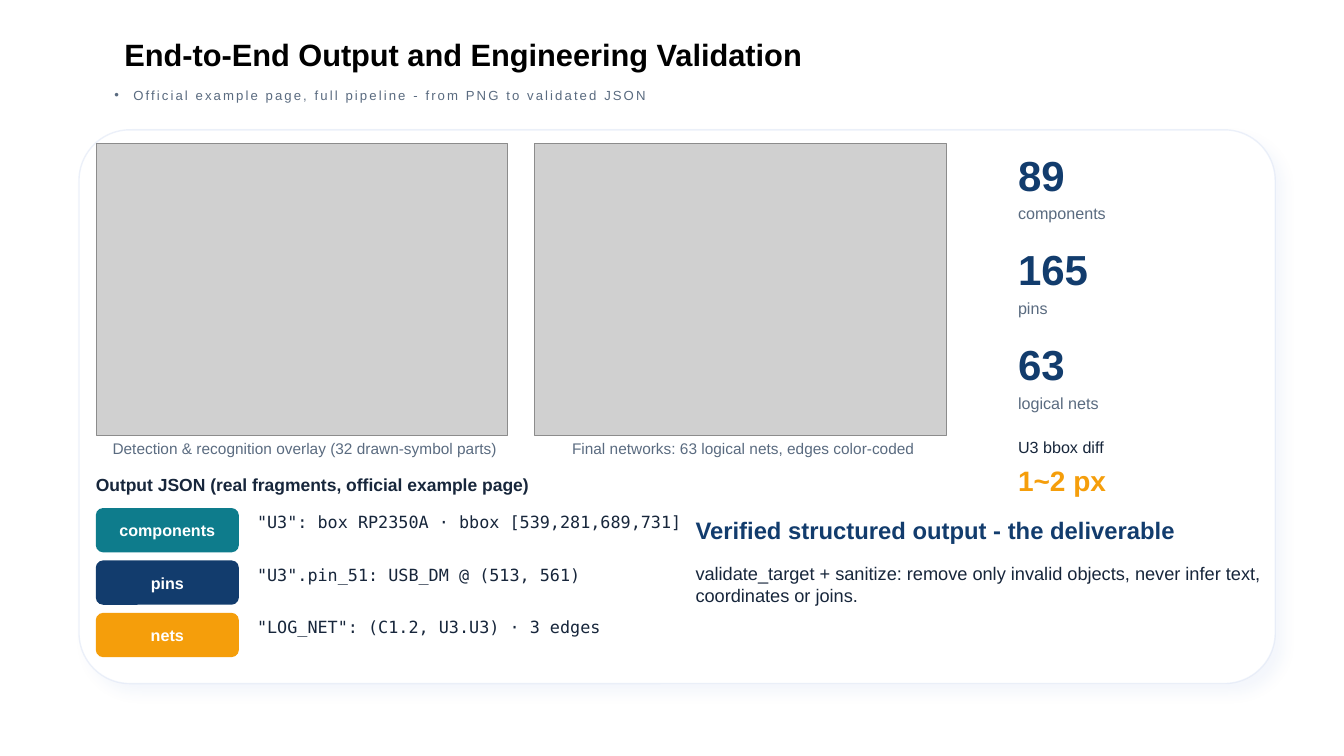
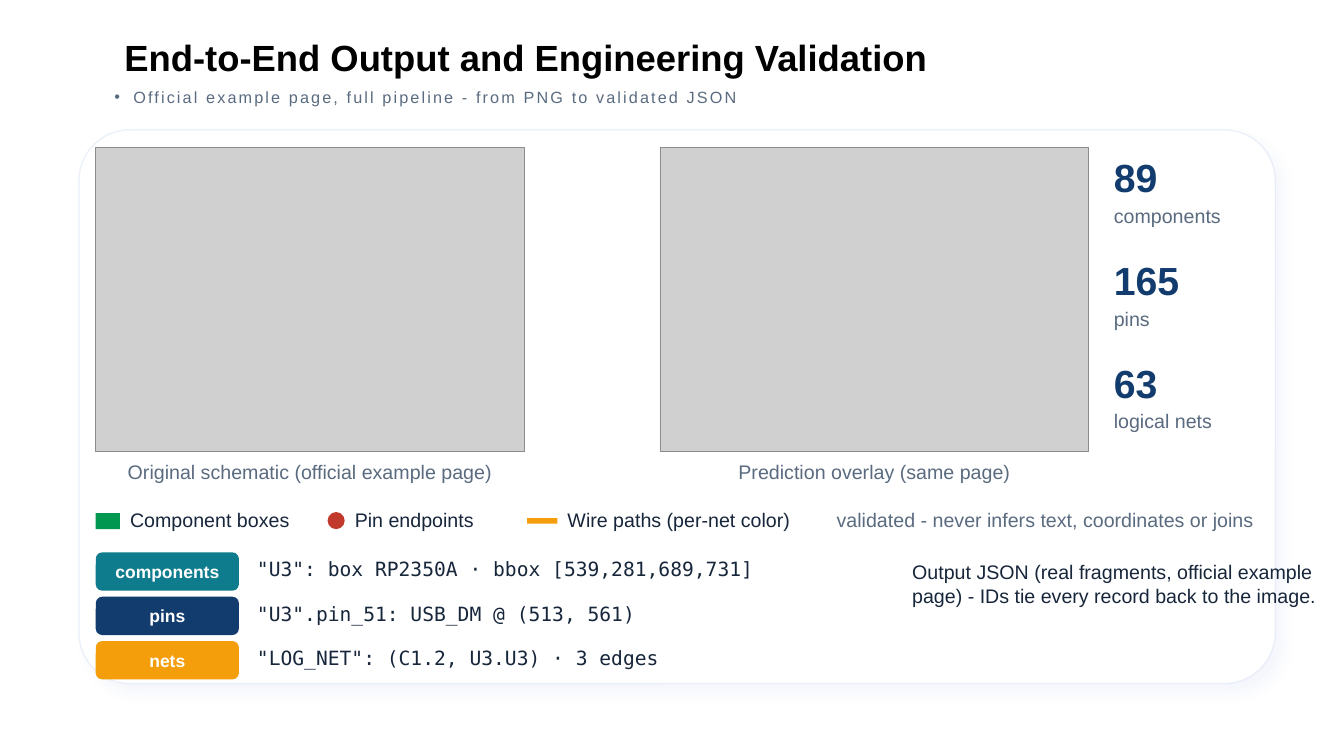
Before and after one commit to zc-cc1/pcb-schematic-parser, a slide deck: slide 11 of docs/eda_final_defense/slides/EDA精英挑战赛_决赛答辩_官方模板版.pptx. Drawn at 1344x756 pixels with LibreOffice and Linux fonts; fonts in the diff are those of the drawing; grey boxes stand for pictures; background and template pictures are left out. Boxes give left, top, right and bottom in pixels: in the first picture for what was removed or moved away, otherwise in the second. Text is boxed around its words. In the diff, an @@ line names an element or a change of style, - is before the commit and + after.

```diff
--- a/docs/eda_final_defense/slides/EDA精英挑战赛_决赛答辩_官方模板版.pptx
+++ b/docs/eda_final_defense/slides/EDA精英挑战赛_决赛答辩_官方模板版.pptx
@@ text "End-to-End Output and Engineering Validation" at (124,44,927,79): size 22 to 26 pt @@
@@ text "Official example page, full pipeline ..." at (133,91,737,107): size 9.4 to 11.6 pt @@
@@ picture: place and size @@
-picture at (96,143,507,436)
+picture at (96,147,524,452)
@@ picture: place and size @@
-picture at (534,143,946,436)
+picture at (660,147,1089,452)
@@ text "89": place and size @@
-text "89" at (1018,161,1065,192)
+text "89" at (1114,164,1158,193)
@@ text "components": place and size @@
-text "components" at (1018,208,1106,223)
+text "components" at (1114,210,1221,227)
@@ text "165": place and size @@
-text "165" at (1018,255,1088,286)
+text "165" at (1114,267,1179,296)
@@ text "pins": place and size @@
-text "pins" at (1018,302,1048,318)
+text "pins" at (1114,312,1150,330)
@@ size 30 to 28 pt in 3 elements at (1114,164,1158,193), (1114,267,1179,296), (1114,370,1158,399) @@
@@ text "63": place and size @@
-text "63" at (1018,350,1065,381)
+text "63" at (1114,370,1158,399)
@@ size 11.5 to 14 pt in 3 elements at (1114,210,1221,227), (1114,312,1150,330), (1114,414,1212,432) @@
@@ text "logical nets": place and size @@
-text "logical nets" at (1018,397,1098,413)
+text "logical nets" at (1114,414,1212,432)
@@ text removed at (1018,441,1104,453) @@
-U3 bbox diff
@@ text at (128,465,491,483): text changed; size 11 to 14 pt @@
-Detection & recognition overlay (32 drawn-symbol parts)
+Original schematic (official example page)
@@ text at (738,465,1010,483): text changed; size 11 to 14 pt @@
-Final networks: 63 logical nets, edges color-coded
+Prediction overlay (same page)
@@ text removed at (1018,471,1106,496) @@
-1~2 px
@@ rectangle added at (96,513,120,529), fill #009851 @@
@@ text added at (130,512,289,531), 14 pt, text #17263B @@
+Component boxes
@@ ellipse added at (328,512,345,529), fill #C0392B @@
@@ text added at (355,512,474,531), 14 pt, text #17263B @@
+Pin endpoints
@@ rectangle added at (527,518,558,524), fill #F59E0B @@
@@ text added at (567,512,790,531), 14 pt, text #17263B @@
+Wire paths (per-net color)
@@ text removed at (696,521,1174,544) @@
-Verified structured output - the deliverable
@@ text at (837,513,1253,531): text changed; size 13 to 14 pt; text colour #17263B to #5A6B80 @@
-validate_target + sanitize: remove only invalid objects, never infer text, coordinates or joins.
+validated - never infers text, coordinates or joins
@@ size 11.5 to 12.5 pt in 3 elements at (96,641,239,680), (96,597,239,635), (96,553,239,591) @@
@@ rounded rectangle "components": place and size @@
-rounded rectangle "components" at (96,508,239,553)
+rounded rectangle "components" at (96,553,239,591)
@@ size 12 to 14 pt in 3 elements at (257,650,658,670), (257,606,635,626), (257,561,753,579) @@
@@ text ""U3": box RP2350A · bbox ...": place and size @@
-text ""U3": box RP2350A · bbox ..." at (257,515,682,531)
+text ""U3": box RP2350A · bbox ..." at (257,561,753,579)
@@ text at (912,564,1316,607): text changed; size 12.5 to 14 pt; bold off @@
-Output JSON (real fragments, official example page)
+Output JSON (real fragments, official example page) - IDs tie every record back to the image.
@@ rounded rectangle "pins": place and size @@
-rounded rectangle "pins" at (96,561,239,605)
+rounded rectangle "pins" at (96,597,239,635)
@@ text ""U3".pin_51: USB_DM @ (513, 561)": place and size @@
-text ""U3".pin_51: USB_DM @ (513, 561)" at (257,568,580,585)
+text ""U3".pin_51: USB_DM @ (513, 561)" at (257,606,635,626)
@@ rounded rectangle "nets": place and size @@
-rounded rectangle "nets" at (96,613,239,657)
+rounded rectangle "nets" at (96,641,239,680)
@@ text ""LOG_NET": (C1.2, U3.U3) · 3 ...": place and size @@
-text ""LOG_NET": (C1.2, U3.U3) · 3 ..." at (257,620,600,637)
+text ""LOG_NET": (C1.2, U3.U3) · 3 ..." at (257,650,658,670)
```
Also in this commit, not shown: 14 other slides changed, 37 other files.
